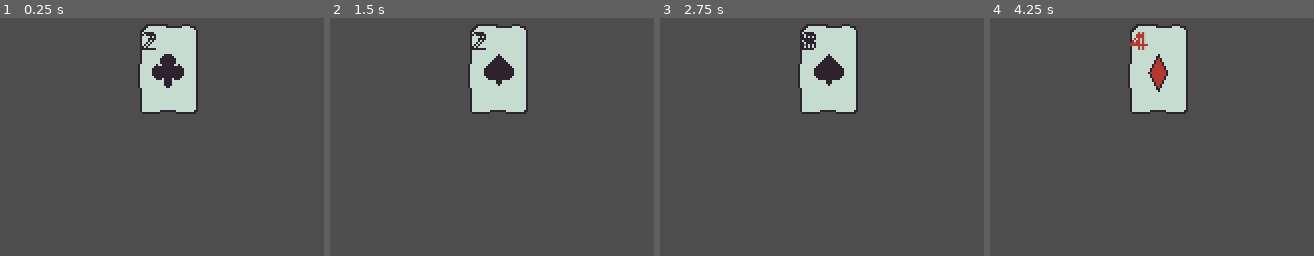
Above: before the commit, frames 1-4 (left to right).
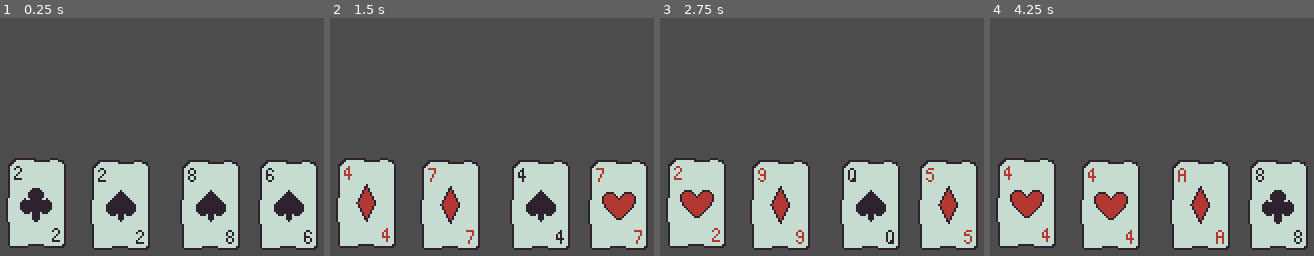
Above: after the commit, the same moments.

Repository: greglapit/solitude
Game: Godot game, scene res://Scene Presets/Card Cycler/card_cycler.tscn
Same seed, same stepped clock (60 frames per second), same inputs: the game is played once before the commit and once after it. Before the commit the project starts from res://Level/Scenes/level.tscn.
Inputs:
- Up to frame 1 (0.25 s): no input
- Up to frame 2 (1.5 s): tap Enter at 0.5 s
- Up to frame 3 (2.75 s): no input
- Up to frame 4 (4.25 s): tap Space at 2.75 s; tap Enter at 3.5 s

The runs differ from the first frame. In frame 1, 33% of the frame differs, in the area x 1-99%, y 2-98%; in frame 2, 33%; in frame 3, 33%; in frame 4, 33%.

Commit message:
pixel text
incorporated pixel text, started working on round layout screen

Diff:
--- /dev/null
+++ b/godot_summer-guide/Entities/Cards/Resources/card_numbers.tres
@@ -0,0 +1,8 @@
+[gd_resource type="LabelSettings" load_steps=2 format=3 uid="uid://bv4ikr3pa37qo"]
+
+[ext_resource type="FontFile" uid="uid://2j1mnjkq0kkf" path="res://BitPotionExt.ttf" id="1_hoocc"]
+
+[resource]
+font = ExtResource("1_hoocc")
+font_size = 320
+font_color = Color(0.180392, 0.133333, 0.184314, 1)
--- a/godot_summer-guide/Entities/Cards/Scenes/card.tscn
+++ b/godot_summer-guide/Entities/Cards/Scenes/card.tscn
@@ -1,7 +1,8 @@
-[gd_scene load_steps=4 format=3 uid="uid://bt8nqftk4jkv3"]
+[gd_scene load_steps=5 format=3 uid="uid://bt8nqftk4jkv3"]
 
 [ext_resource type="Script" uid="uid://bb44j18wfyhe3" path="res://Entities/Cards/card.gd" id="1_0oiq5"]
 [ext_resource type="Texture2D" uid="uid://dm2gitgrwpvax" path="res://Entities/Cards/Art/bare_diamond.png" id="2_q0hhy"]
+[ext_resource type="FontFile" uid="uid://2j1mnjkq0kkf" path="res://BitPotionExt.ttf" id="3_m2hva"]
 
 [sub_resource type="RectangleShape2D" id="RectangleShape2D_q0hhy"]
 size = Vector2(29, 45)
@@ -9,15 +10,15 @@
 [node name="Card" type="Node2D"]
 script = ExtResource("1_0oiq5")
 
+[node name="Sprite2D" type="Sprite2D" parent="."]
+texture = ExtResource("2_q0hhy")
+
 [node name="Area2D" type="Area2D" parent="."]
 visible = false
 
 [node name="CollisionShape2D" type="CollisionShape2D" parent="Area2D"]
 position = Vector2(0.5, -0.5)
 shape = SubResource("RectangleShape2D_q0hhy")
-
-[node name="Sprite2D" type="Sprite2D" parent="."]
-texture = ExtResource("2_q0hhy")
 
 [node name="Control" type="Control" parent="."]
 layout_mode = 3
@@ -30,17 +31,27 @@
 [node name="UpperLeftLabel" type="Label" parent="Control"]
 layout_mode = 1
 anchors_preset = -1
-offset_left = 2.0
+offset_left = 3.0
 scale = Vector2(0.05, 0.05)
 theme_override_colors/font_color = Color(0.701961, 0.219608, 0.192157, 1)
-theme_override_font_sizes/font_size = 241
+theme_override_fonts/font = ExtResource("3_m2hva")
+theme_override_font_sizes/font_size = 320
 text = "4"
 
 [node name="LowerRightLabel" type="Label" parent="Control"]
 layout_mode = 1
-offset_right = 138.0
-offset_bottom = 329.0
+anchors_preset = -1
+anchor_left = 1.0
+anchor_top = 1.0
+anchor_right = 1.0
+anchor_bottom = 1.0
+offset_left = -14.0
+offset_top = -14.0
+offset_right = 226.0
+offset_bottom = 266.0
 scale = Vector2(0.05, 0.05)
 theme_override_colors/font_color = Color(0.701961, 0.219608, 0.192157, 1)
-theme_override_font_sizes/font_size = 241
+theme_override_fonts/font = ExtResource("3_m2hva")
+theme_override_font_sizes/font_size = 320
 text = "4"
+horizontal_alignment = 2
--- a/godot_summer-guide/Entities/Cards/card.gd
+++ b/godot_summer-guide/Entities/Cards/card.gd
@@ -29,7 +29,7 @@
 	new_card.rank = rank
 	return new_card
 
-#
+## Returns random card with optional range for rank and suit
 static func random_card(range : Array = range(1,14), suit1 : Suits = -1, suit2 : Suits = -1, suit3 : Suits = -1, suit4 : Suits = -1) -> Card:
 	var new_card : Card = card_scene.instantiate()
 	var suits = [suit1, suit2, suit3, suit4]
@@ -53,16 +53,21 @@
 	return file_path
 
 func update_card_visuals():
+
+	# Texture
 	var texture = find_card_texture(suit)
 	sprite2d.texture = load(texture)
+
+	# Label Colors
+	var card_num_res = "res://Entities/Cards/Resources/card_numbers.tres"
+	upper_left_label.label_settings = load(card_num_res).duplicate()
+	lower_right_label.label_settings = upper_left_label.label_settings
 	if suit ==  0 or suit == 1:
-		upper_left_label.set("theme_override_colors/font_color", red)
-		lower_right_label.set("theme_override_colors/font_color", red)
+		upper_left_label.label_settings.font_color = red
 	else:
-		upper_left_label.set("theme_override_colors/font_color", black)
-		lower_right_label.set("theme_override_colors/font_color", black)
+		upper_left_label.label_settings.font_color = black
 
-	# Subtract 1 so values line up intuitively
+	# Rank
 	var card_text : String = ranks[rank]
 	upper_left_label.text = card_text
 	lower_right_label.text = card_text
--- a/godot_summer-guide/Level/Scenes/level.tscn
+++ /dev/null
@@ -1,6 +0,0 @@
-[gd_scene load_steps=2 format=3 uid="uid://cem5r04el5dcn"]
-
-[ext_resource type="Script" uid="uid://dwbp07580ws1l" path="res://Level/level.gd" id="1_t1qoq"]
-
-[node name="LevelController" type="Node"]
-script = ExtResource("1_t1qoq")
--- a/godot_summer-guide/Level/level.gd
+++ /dev/null
@@ -1,15 +0,0 @@
-extends Node
-
-var card := Card.new_card(Card.Suits.CLUB, 1)
-
-func _ready():
-	pass
-
-func _process(delta: float) -> void:
-	var card := Card.random_card()
-	add_child(card)
-	card.position = Vector2(160,85)
-	set_process(false)
-	await get_tree().create_timer(1.0).timeout
-	set_process(true)
-	card.queue_free()
--- /dev/null
+++ b/godot_summer-guide/Scene Presets/Card Cycler/card_cycler.gd
@@ -0,0 +1,19 @@
+extends Node
+
+# Obselete
+func card_cycler(position : Vector2):
+	while true:
+		var card := Card.random_card()
+		add_child(card)
+		card.position = position
+		await get_tree().create_timer(1.0).timeout
+		card.queue_free()
+
+func _ready():
+	card_cycler(Vector2(94,152))
+	card_cycler(Vector2(136,153))
+	card_cycler(Vector2(181,153))
+	card_cycler(Vector2(220,153))
+
+func _process(delta: float) -> void:
+	pass
--- /dev/null
+++ b/godot_summer-guide/Scene Presets/Card Cycler/card_cycler.tscn
@@ -0,0 +1,6 @@
+[gd_scene load_steps=2 format=3 uid="uid://cem5r04el5dcn"]
+
+[ext_resource type="Script" uid="uid://dwbp07580ws1l" path="res://Scene Presets/Card Cycler/card_cycler.gd" id="1_8fy3m"]
+
+[node name="CardCycler" type="Node"]
+script = ExtResource("1_8fy3m")
--- /dev/null
+++ b/godot_summer-guide/Scene Presets/Round/round.gd
@@ -0,0 +1 @@
+extends Node
--- /dev/null
+++ b/godot_summer-guide/Scene Presets/Round/round.tscn
@@ -0,0 +1,63 @@
+[gd_scene load_steps=4 format=3 uid="uid://dg6vpywhj8ysh"]
+
+[ext_resource type="Script" uid="uid://cv86rhc4ky02b" path="res://Scene Presets/Round/round.gd" id="1_v51kp"]
+[ext_resource type="Texture2D" uid="uid://doqvwypsairv4" path="res://icon.svg" id="2_jh6ix"]
+
+[sub_resource type="StyleBoxFlat" id="StyleBoxFlat_jh6ix"]
+bg_color = Color(0.780392, 0.862745, 0.815686, 1)
+
+[node name="Round" type="Node"]
+script = ExtResource("1_v51kp")
+
+[node name="ColorRect" type="ColorRect" parent="."]
+anchors_preset = 15
+anchor_right = 1.0
+anchor_bottom = 1.0
+grow_horizontal = 2
+grow_vertical = 2
+color = Color(0.780392, 0.862745, 0.815686, 1)
+
+[node name="VBoxContainer" type="VBoxContainer" parent="."]
+anchors_preset = 6
+anchor_left = 1.0
+anchor_top = 0.5
+anchor_right = 1.0
+anchor_bottom = 0.5
+offset_left = -40.0
+offset_top = -20.0
+offset_bottom = 20.0
+grow_horizontal = 0
+grow_vertical = 2
+
+[node name="Sharpen" type="PanelContainer" parent="VBoxContainer"]
+layout_mode = 2
+
+[node name="Panel" type="Panel" parent="VBoxContainer/Sharpen"]
+layout_mode = 2
+theme_override_styles/panel = SubResource("StyleBoxFlat_jh6ix")
+
+[node name="MarginContainer" type="MarginContainer" parent="VBoxContainer/Sharpen"]
+layout_mode = 2
+theme_override_constants/margin_left = 10
+theme_override_constants/margin_top = 3
+theme_override_constants/margin_right = 10
+theme_override_constants/margin_bottom = 3
+
+[node name="HBoxContainer" type="HBoxContainer" parent="VBoxContainer/Sharpen/MarginContainer"]
+layout_mode = 2
+
+[node name="TextureRect" type="TextureRect" parent="VBoxContainer/Sharpen/MarginContainer/HBoxContainer"]
+layout_mode = 2
+texture = ExtResource("2_jh6ix")
+expand_mode = 2
+
+[node name="VSeparator" type="VSeparator" parent="VBoxContainer/Sharpen/MarginContainer/HBoxContainer"]
+layout_mode = 2
+theme_override_constants/separation = 4
+
+[node name="Label" type="Label" parent="VBoxContainer/Sharpen/MarginContainer/HBoxContainer"]
+layout_mode = 2
+text = "Sharpen"
+
+[node name="Button" type="Button" parent="VBoxContainer/Sharpen"]
+layout_mode = 2
--- a/godot_summer-guide/project.godot
+++ b/godot_summer-guide/project.godot
@@ -23,6 +23,12 @@
 window/stretch/mode="viewport"
 window/stretch/aspect="expand"
 
+[gui]
+
+theme/custom_font="uid://2j1mnjkq0kkf"
+theme/default_font_antialiasing=0
+theme/default_font_subpixel_positioning=0
+
 [rendering]
 
 textures/canvas_textures/default_texture_filter=0
Binary file added: godot_summer-guide/BitPotionExt.ttf
Not shown, added: godot_summer-guide/BitPotionExt.ttf.import
Binary file changed: godot_summer-guide/Entities/Cards/Art/bare_diamond.png
Binary file changed: godot_summer-guide/Entities/Cards/Art/bare_spade.png
Renamed: godot_summer-guide/Level/level.gd.uid -> godot_summer-guide/Scene Presets/Card Cycler/card_cycler.gd.uid
Not shown, added: godot_summer-guide/Scene Presets/Round/round.gd.uid
Not shown, changed: art/bare_cards.aseprite
Not shown, changed: art/bare_diamond.png
Not shown, changed: art/bare_spade.png
Not shown, removed: godot_summer-guide/Level/Scenes/level.tscn1003467790.tmp
Not shown, added: godot_summer-guide/Scene Presets/Round/level.tscn1003467790.tmp
